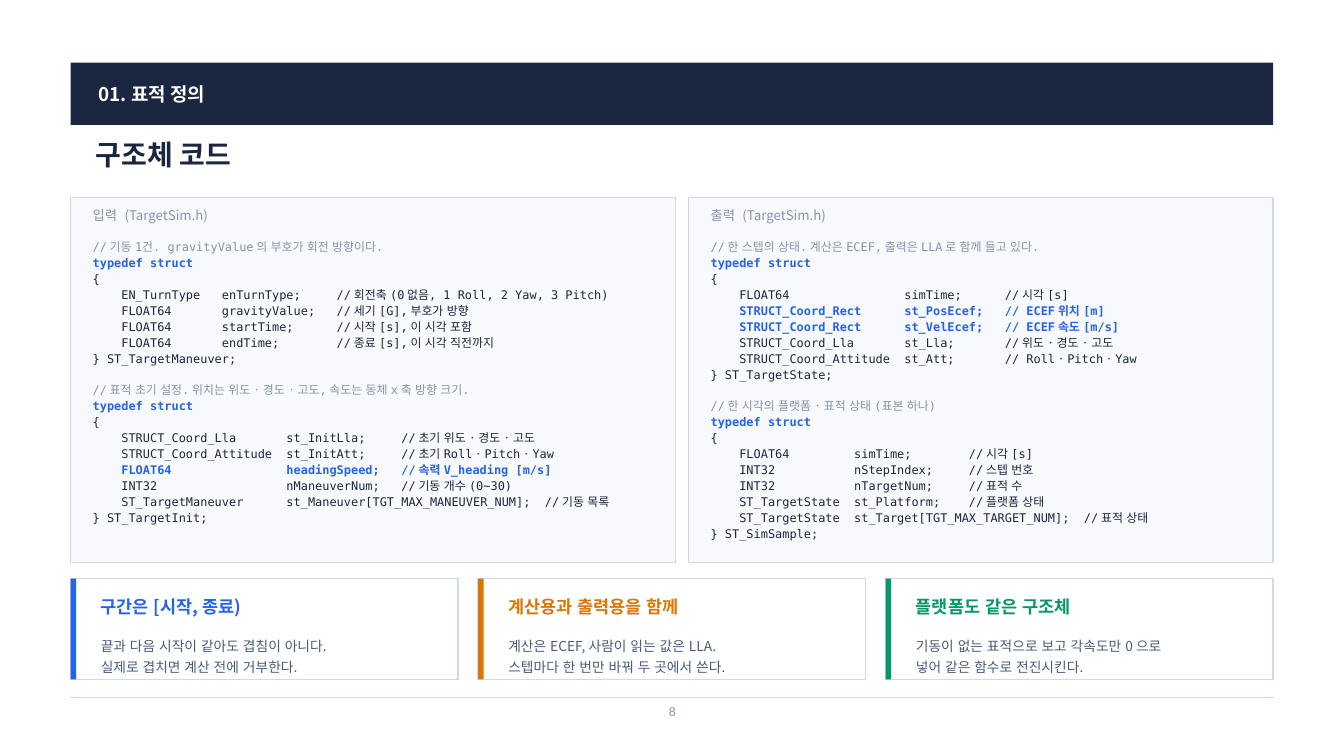
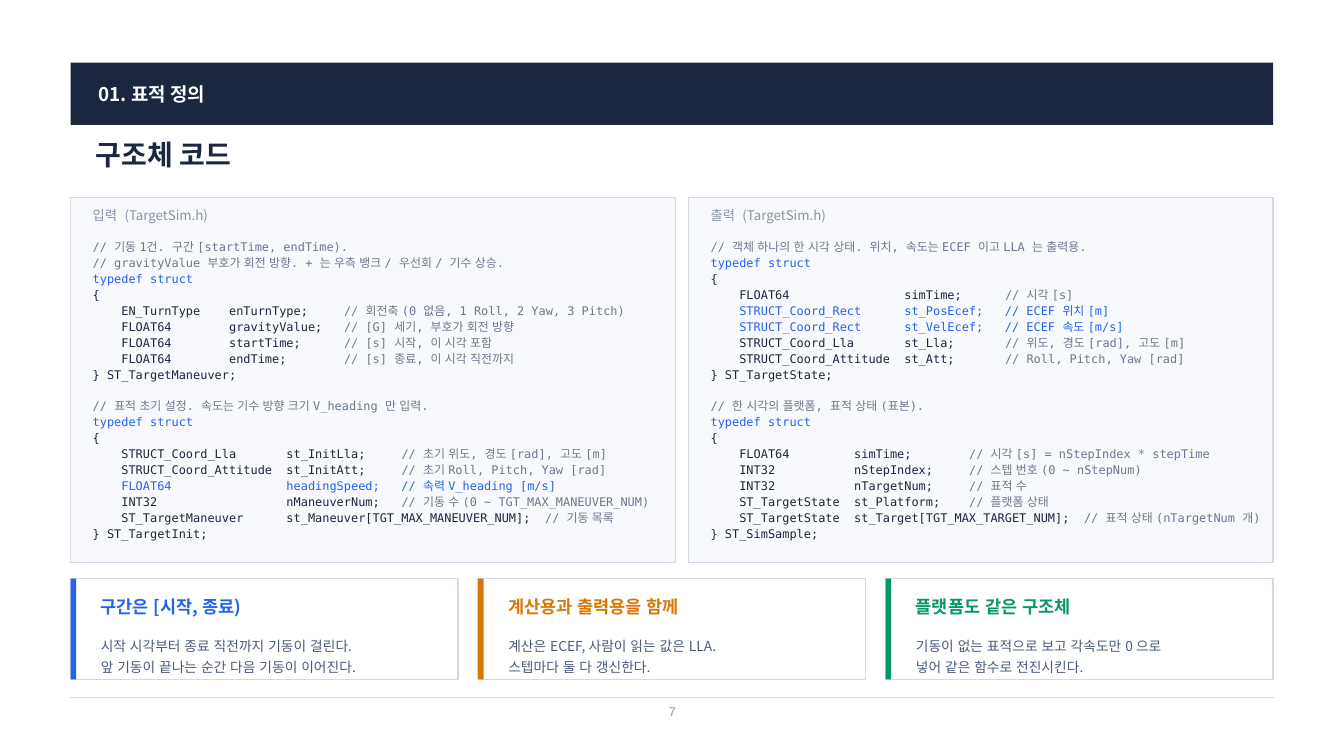
Before and after one commit to harley-hwan/radar-sw-study, a slide deck: slide 7 of Part3_TargetSim/ref/산출물/Chapter3_TargetSim.pptx (slide 8 before the commit). Drawn at 1344x756 pixels with LibreOffice and Linux fonts; fonts in the diff are those of the drawing. Boxes give left, top, right and bottom in pixels: in the first picture for what was removed or moved away, otherwise in the second. Text is boxed around its words. In the diff, an @@ line names an element or a change of style, - is before the commit and + after.

```diff
--- a/Part3_TargetSim/ref/산출물/Chapter3_TargetSim.pptx
+++ b/Part3_TargetSim/ref/산출물/Chapter3_TargetSim.pptx
@@ text at [114,241,504,270]: text changed; text colour #8794AC to #6B7890 @@
-// 기동 1건. gravityValue 의 부호가 회전 방향이다.
+// 기동 1건. 구간 [startTime, endTime).
+// gravityValue 부호가 회전 방향. + 는 우측 뱅크 / 우선회 / 기수 상승.
@@ text at [711,258,1124,509]: bold off in "typedef struct", "STRUCT_Coord_Rect st_PosEcef; // ECEF 위치 [m]", "STRUCT_Coord_Rect st_VelEcef; // ECEF 속도 [m/s]", "typedef struct"; text colour #1B2740 to #6B7890 in "// 시각 [s]", "// 표적 수", "// 플랫폼 상태" @@
@@ text at [732,241,1086,253]: text changed; text colour #8794AC to #6B7890 @@
-// 한 스텝의 상태. 계산은 ECEF, 출력은 LLA 로 함께 들고 있다.
+// 객체 하나의 한 시각 상태. 위치, 속도는 ECEF 이고 LLA 는 출력용.
@@ text at [93,274,625,525]: bold off in "typedef struct", "typedef struct", "FLOAT64 headingSpeed; // 속력 V_heading [m/s]"; text colour #1B2740 to #6B7890 in "// 회전축 (0 없음, 1 Roll, 2 ...", "// 기동 목록" @@
@@ text at [121,321,514,365]: text changed @@
-FLOAT64 gravityValue; // 세기 [G], 부호가 방향
-FLOAT64 startTime; // 시작 [s], 이 시각 포함
-FLOAT64 endTime; // 종료 [s], 이 시각 직전까지
+FLOAT64 gravityValue; // [G] 세기, 부호가 회전 방향
+FLOAT64 startTime; // [s] 시작, 이 시각 포함
+FLOAT64 endTime; // [s] 종료, 이 시각 직전까지
@@ text at [739,337,1185,366]: text changed @@
-STRUCT_Coord_Lla st_Lla; // 위도 · 경도 · 고도
-STRUCT_Coord_Attitude st_Att; // Roll · Pitch · Yaw
+STRUCT_Coord_Lla st_Lla; // 위도, 경도 [rad], 고도 [m]
+STRUCT_Coord_Attitude st_Att; // Roll, Pitch, Yaw [rad]
@@ text at [114,400,428,413]: text changed; text colour #8794AC to #6B7890 @@
-// 표적 초기 설정. 위치는 위도 · 경도 · 고도, 속도는 동체 x 축 방향 크기.
+// 표적 초기 설정. 속도는 기수 방향 크기 V_heading 만 입력.
@@ text at [732,400,924,412]: text changed; text colour #8794AC to #6B7890 @@
-// 한 시각의 플랫폼 · 표적 상태 (표본 하나)
+// 한 시각의 플랫폼, 표적 상태 (표본).
@@ text at [121,448,606,477]: text changed @@
-STRUCT_Coord_Lla st_InitLla; // 초기 위도 · 경도 · 고도
-STRUCT_Coord_Attitude st_InitAtt; // 초기 Roll · Pitch · Yaw
+STRUCT_Coord_Lla st_InitLla; // 초기 위도, 경도 [rad], 고도 [m]
+STRUCT_Coord_Attitude st_InitAtt; // 초기 Roll, Pitch, Yaw [rad]
@@ text at [739,448,1209,477]: text changed; text colour #1B2740 to #6B7890 @@
-FLOAT64 simTime; // 시각 [s]
-INT32 nStepIndex; // 스텝 번호
+FLOAT64 simTime; // 시각 [s] = nStepIndex * stepTime
+INT32 nStepIndex; // 스텝 번호 (0 ~ nStepNum)
@@ text at [121,496,650,509]: text changed; text colour #1B2740 to #6B7890 @@
-INT32 nManeuverNum; // 기동 개수 (0~30)
+INT32 nManeuverNum; // 기동 수 (0 ~ TGT_MAX_MANEUVER_NUM)
@@ text at [739,512,1260,525]: text changed @@
-ST_TargetState st_Target[TGT_MAX_TARGET_NUM]; // 표적 상태
+ST_TargetState st_Target[TGT_MAX_TARGET_NUM]; // 표적 상태 (nTargetNum 개)
@@ text at [101,639,356,673]: text changed @@
-끝과 다음 시작이 같아도 겹침이 아니다.
-실제로 겹치면 계산 전에 거부한다.
+시작 시각부터 종료 직전까지 기동이 걸린다.
+앞 기동이 끝나는 순간 다음 기동이 이어진다.
@@ text at [508,660,651,673]: text changed @@
-스텝마다 한 번만 바꿔 두 곳에서 쓴다.
+스텝마다 둘 다 갱신한다.
@@ text at [669,707,676,716]: text changed @@
-8
+7
```
Also in this commit, not shown: 14 other slides changed, 5 slides added, 1 slide removed, 17 other files.
